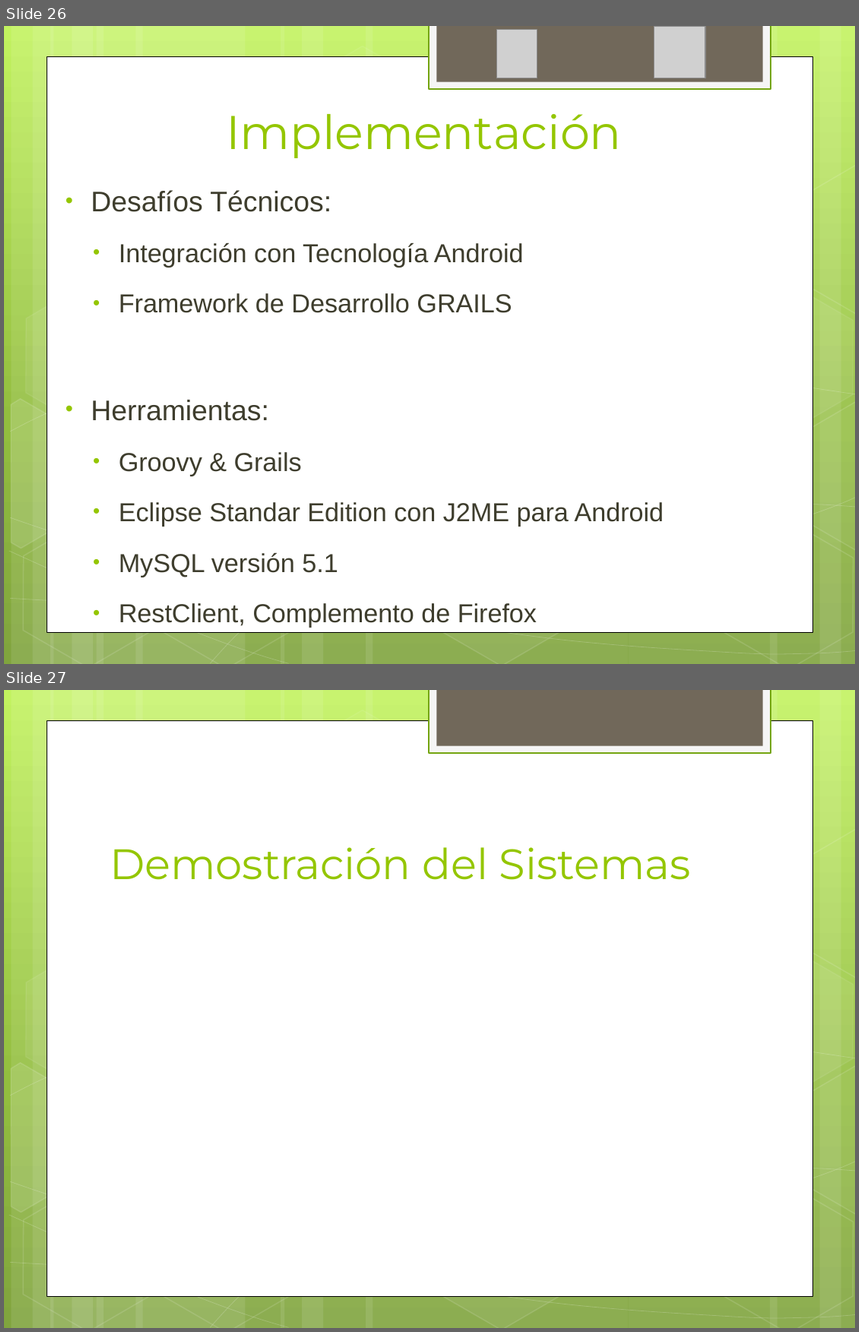
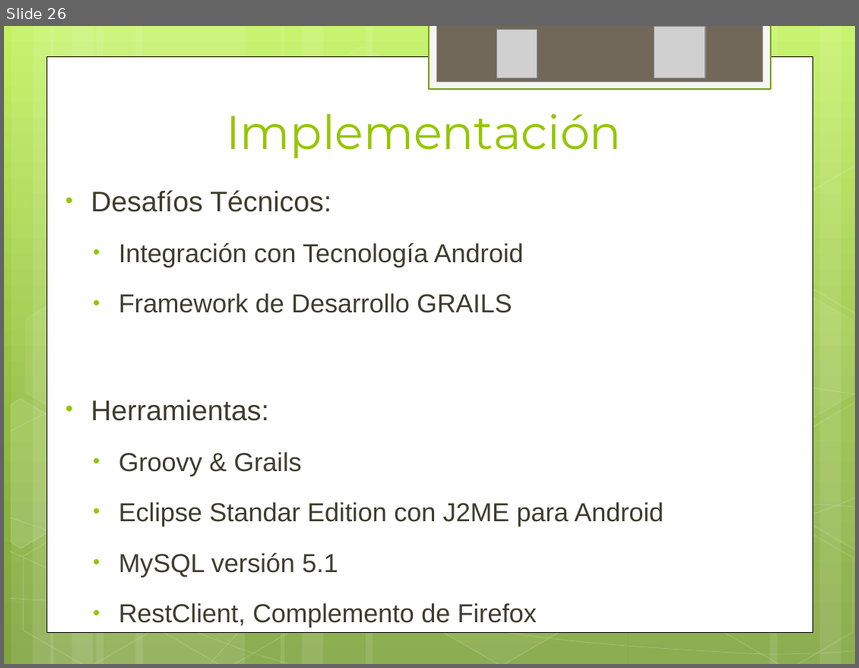
Before and after one commit to ptissera/habilitacion-profesional-2012-4k4, a slide deck: Documentacion/Proyecto/Presentacion Final/Exposicion Final.pptx. Shown one above the other, each under a label of ours: slides 26 and 27 before the commit, slide 26 after it. The pictures are 859x1332 and 859x668 pixels, drawn with LibreOffice and Linux fonts; fonts in the diff are those of the drawing; grey boxes stand for pictures. Boxes give left, top, right and bottom in pixels: in the first picture for what was removed or moved away, otherwise in the second. Text is boxed around its words. In the diff, an @@ line names an element or a change of style, - is before the commit and + after.

```diff
--- a/Documentacion/Proyecto/Presentacion Final/Exposicion Final.pptx
+++ b/Documentacion/Proyecto/Presentacion Final/Exposicion Final.pptx
@@ slide 27 removed at [4, 690, 855, 1328], background gradient #C3F35F to #93BF3F to #81A53E; not listed: 31 template elements that a slide beside it also shows @@
@@ title removed at [110, 847, 691, 880] @@
-Demostración del Sistemas
```
Also in this commit, not shown: 2 slides changed, 4 slides added, 1 other slide removed.
